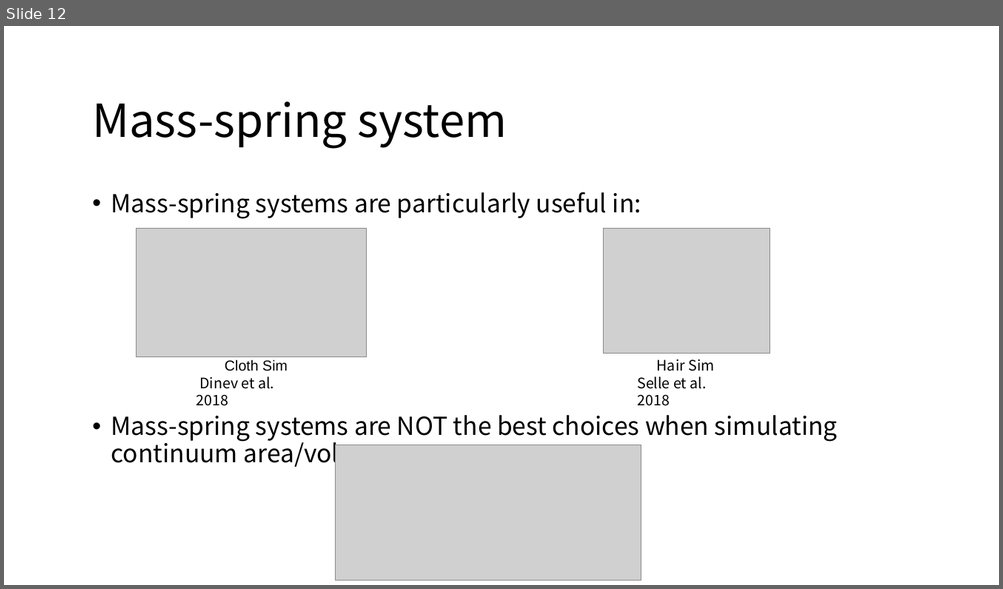
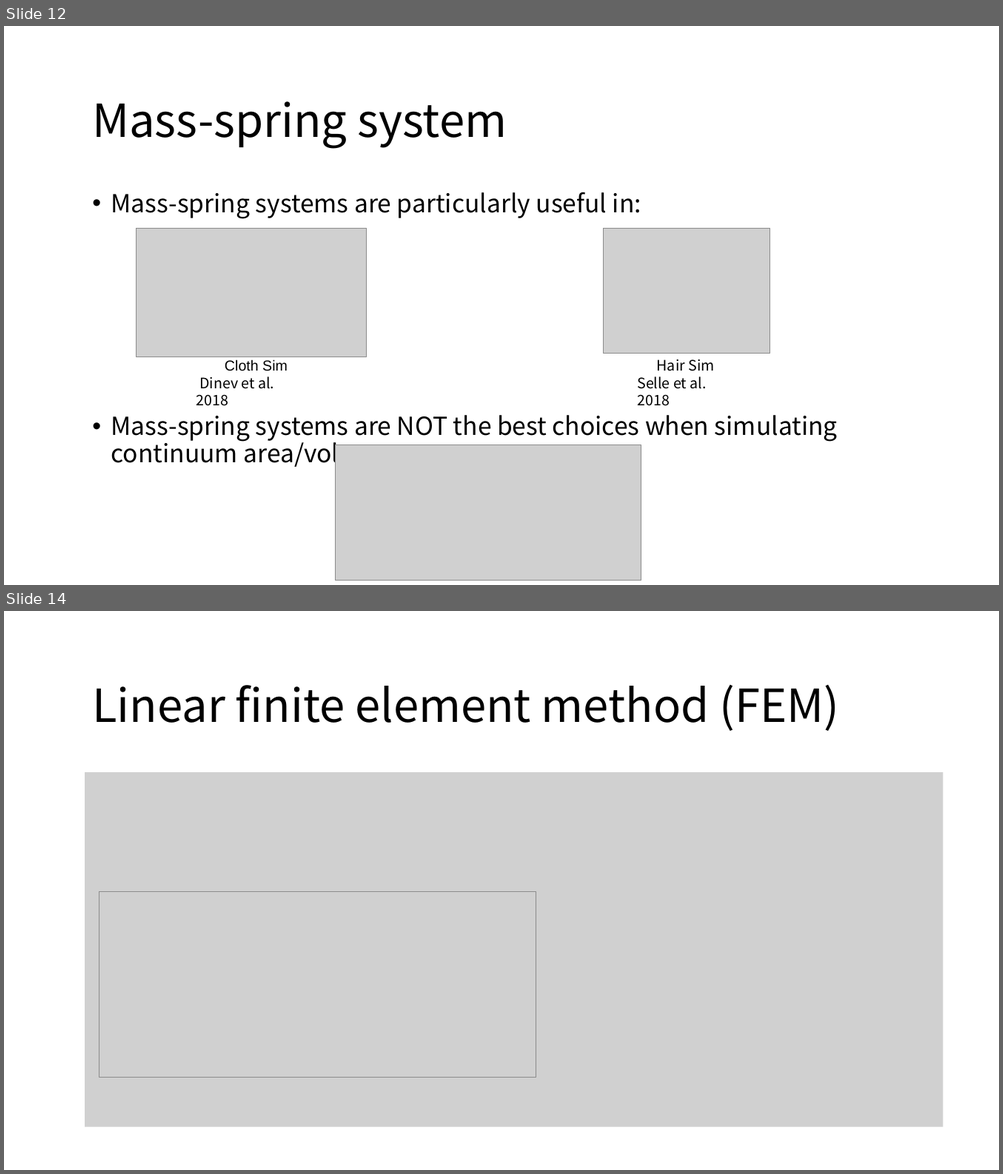
Before and after one commit to LILKOTYO/Lab-Presentation, a slide deck: 20220725_simulation/Deformable Simulation.pptx. Shown one above the other, each under a label of ours: slide 12 before the commit, slides 12 and 14 after it; the slides between them are not shown. The pictures are 1003x589 and 1003x1174 pixels, drawn with LibreOffice and Linux fonts; fonts in the diff are those of the drawing; grey boxes stand for pictures. Boxes give left, top, right and bottom in pixels: in the first picture for what was removed or moved away, otherwise in the second. Text is boxed around its words. In the diff, an @@ line names an element or a change of style, - is before the commit and + after.

```diff
--- a/20220725_simulation/Deformable Simulation.pptx
+++ b/20220725_simulation/Deformable Simulation.pptx
@@ slide 14 added at <box>4,611,999,1170</box>, background #FFFFFF @@
@@ text added at <box>92,685,839,731</box>, 44 pt, text #000000 @@
+Linear finite element method (FEM)
@@ picture added at <box>85,772,942,1128</box> @@
@@ picture added at <box>99,892,535,1078</box> @@
@@ picture added at <box>670,931,809,1039</box> @@
@@ picture added at <box>85,1093,595,1116</box> @@
```
Also in this commit, not shown: 1 slide changed, 1 other file.
